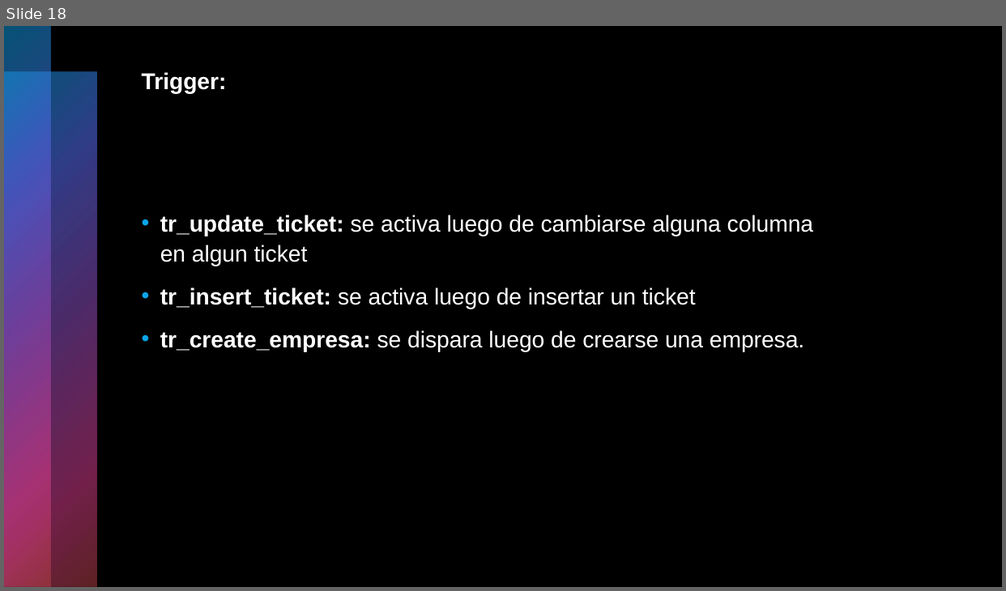
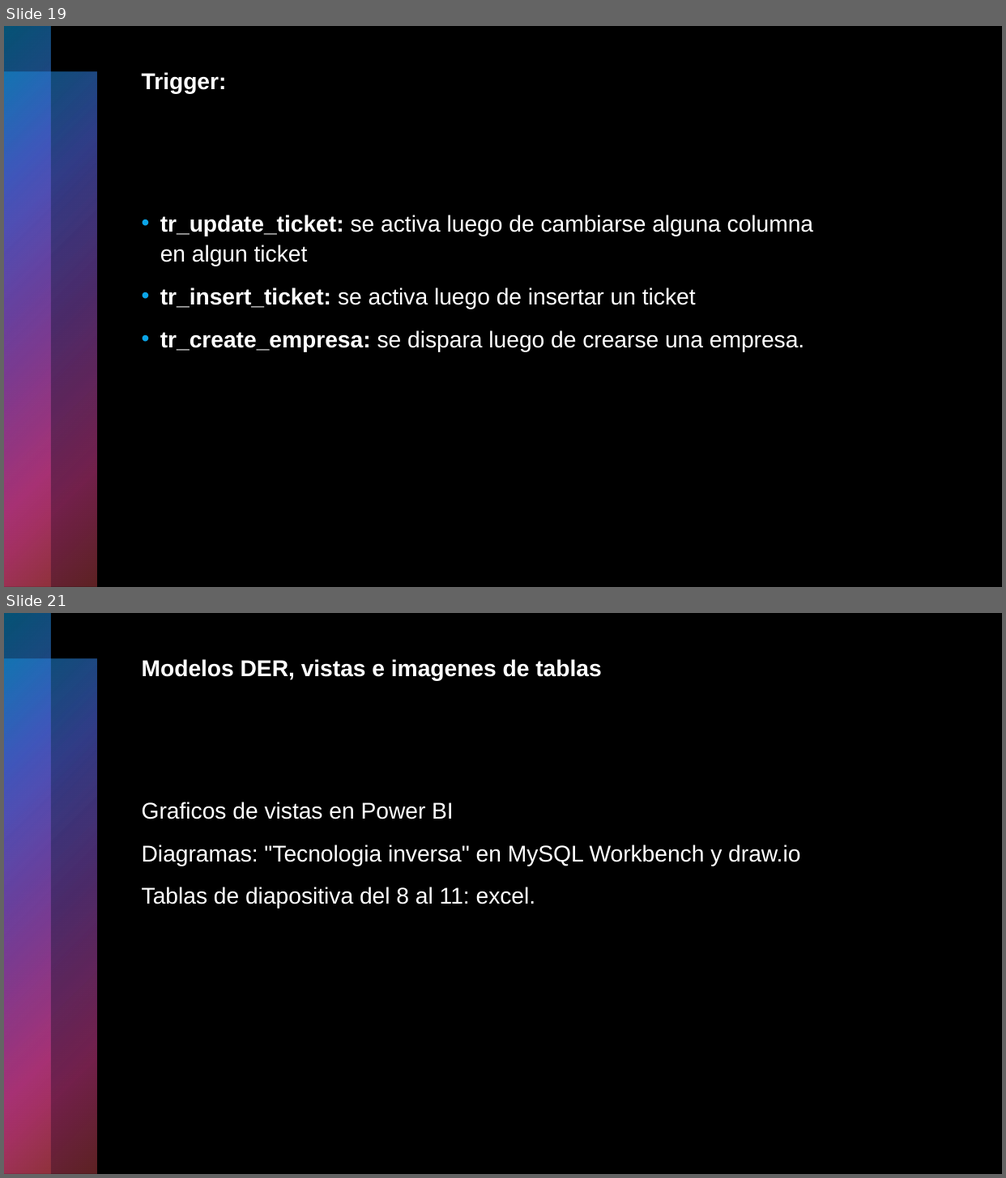
Before and after one commit to rodriguezleandro98/Tp_Final_Rodriguez, a slide deck: Tp_Final_Rodriguez.pptx. Shown one above the other, each under a label of ours: slide 18 before the commit, slides 19 and 21 after it; the slides between them are not shown. The pictures are 1006x591 and 1006x1178 pixels, drawn with LibreOffice and Linux fonts; fonts in the diff are those of the drawing. Boxes give left, top, right and bottom in pixels: in the first picture for what was removed or moved away, otherwise in the second. Text is boxed around its words. In the diff, an @@ line names an element or a change of style, - is before the commit and + after.

```diff
--- a/Tp_Final_Rodriguez.pptx
+++ b/Tp_Final_Rodriguez.pptx
@@ slide 21 added at [4,613,1002,1174], background #000000; not listed: 2 template elements that a slide beside it also shows @@
@@ title added at [142,659,601,681], 22 pt, text #FFFFFF, bold @@
+Modelos DER, vistas e imagenes de tablas
@@ text added at [142,802,800,909], 22 pt, text #FFFFFF @@
+Graficos de vistas en Power BI
+Diagramas: "Tecnologia inversa" en MySQL Workbench y draw.io
+Tablas de diapositiva del 8 al 11: excel.
@@ what was slide 18 is now slide 19 @@
```
Also in this commit, not shown: 2 other slides added, 1 other file.
